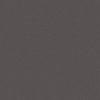
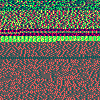
Revision of a layered 100×100 image; what changed, layer by layer:
removed layer "Layer 1" over [0,0,100,100]
removed layer "Background" over [0,0,100,100]
